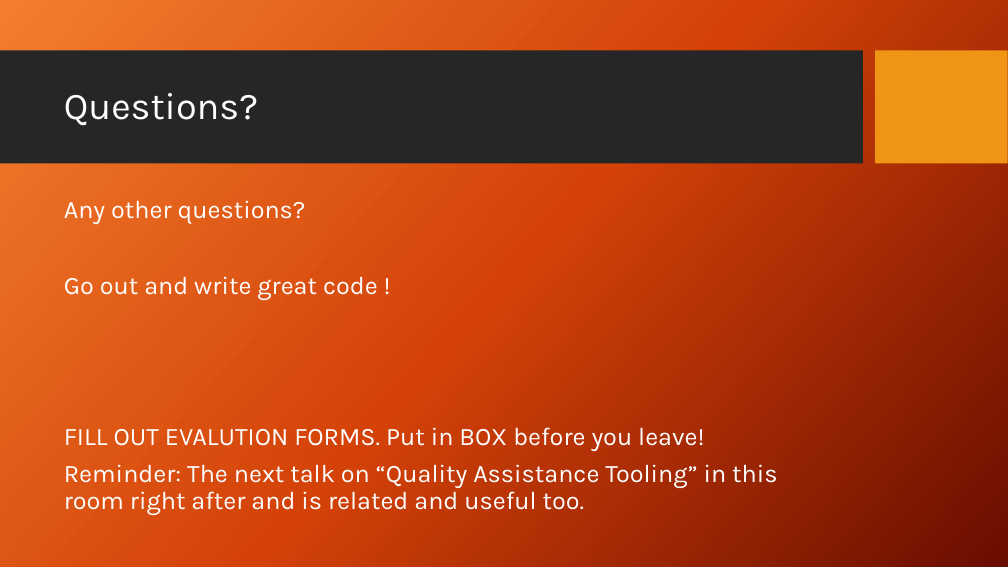
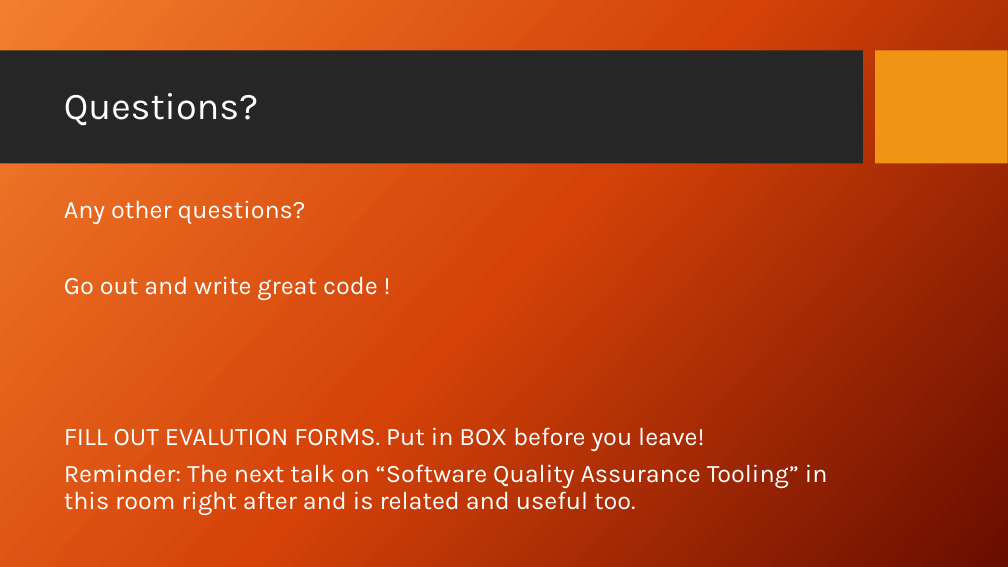
Before and after one commit to PrincetonUniversity/software_testing, a slide deck: slide 21 of UnitTestingSlides.pptx. Drawn at 1008x567 pixels with LibreOffice and Linux fonts; fonts in the diff are those of the drawing; background and template pictures are left out. Boxes give left, top, right and bottom in pixels: in the first picture for what was removed or moved away, otherwise in the second. Text is boxed around its words. In the diff, an @@ line names an element or a change of style, - is before the commit and + after.

Commit message:
update text for Software Quality Assurance Tooling talk in slides

```diff
--- a/UnitTestingSlides.pptx
+++ b/UnitTestingSlides.pptx
@@ text at (64, 464, 828, 515): text changed @@
-Reminder: The next talk on “Quality Assistance Tooling” in this room right after and is related and useful too.
+Reminder: The next talk on “Software Quality Assurance Tooling” in this room right after and is related and useful too.
```
